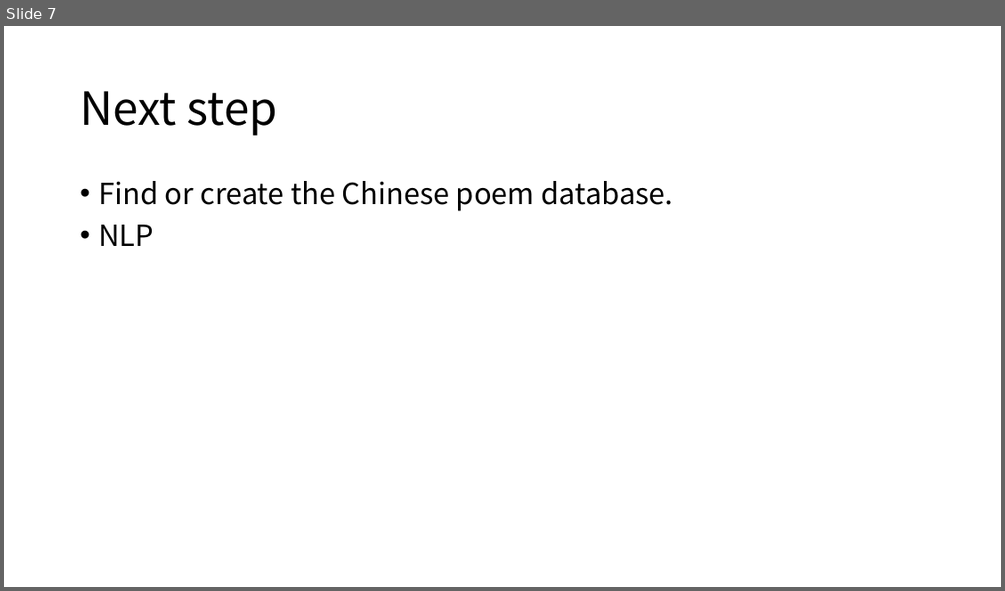
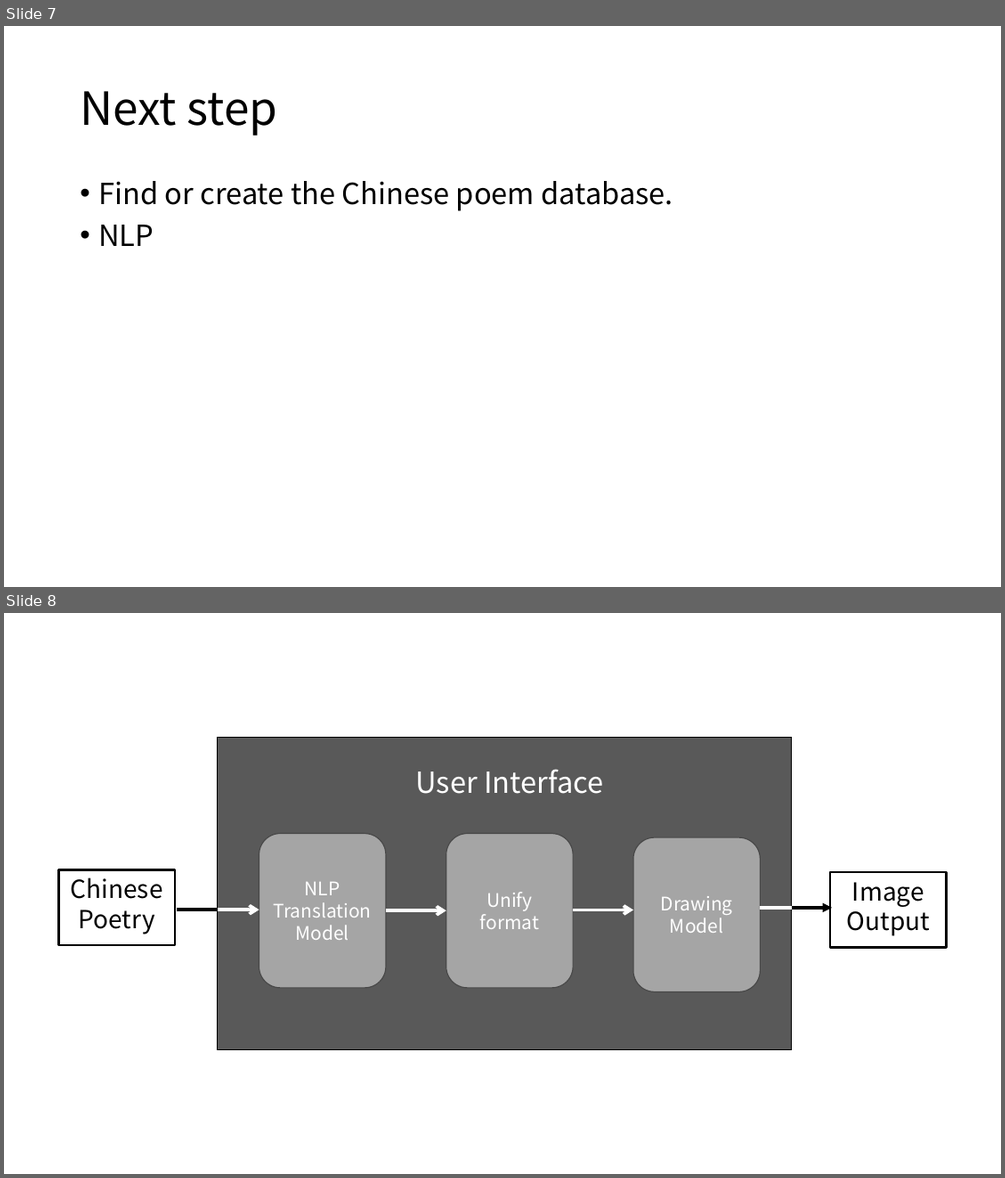
Before and after one commit to IanMei/Signature-Work, a slide deck: Proposal/SIgnature Work.pptx. Shown one above the other, each under a label of ours: slide 7 before the commit, slides 7 and 8 after it. The pictures are 1005x591 and 1005x1178 pixels, drawn with LibreOffice and Linux fonts; fonts in the diff are those of the drawing. Boxes give left, top, right and bottom in pixels: in the first picture for what was removed or moved away, otherwise in the second. Text is boxed around its words. In the diff, an @@ line names an element or a change of style, - is before the commit and + after.

```diff
--- a/Proposal/SIgnature Work.pptx
+++ b/Proposal/SIgnature Work.pptx
@@ slide 8 added at (x1=4, y1=613, x2=1001, y2=1174), background #FFFFFF @@
@@ group added at (x1=58, y1=737, x2=947, y2=1050): 4 arrows, 3 rectangles, 3 rounded rectangles, 2 lines, 1 text @@
+NLP Translation Model
+Unify format
+Drawing Model
+Chinese Poetry
+User Interface
+Image Output
```
Also in this commit, not shown: 30 other files.
